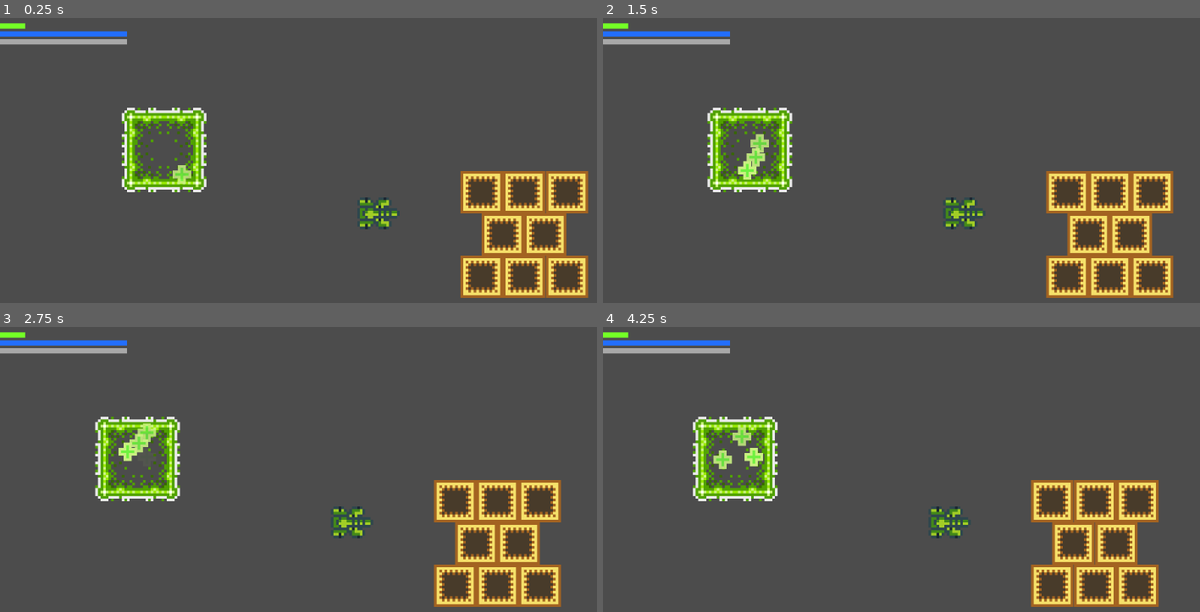
Above: before the commit, frames 1-4 (two rows, left to right).
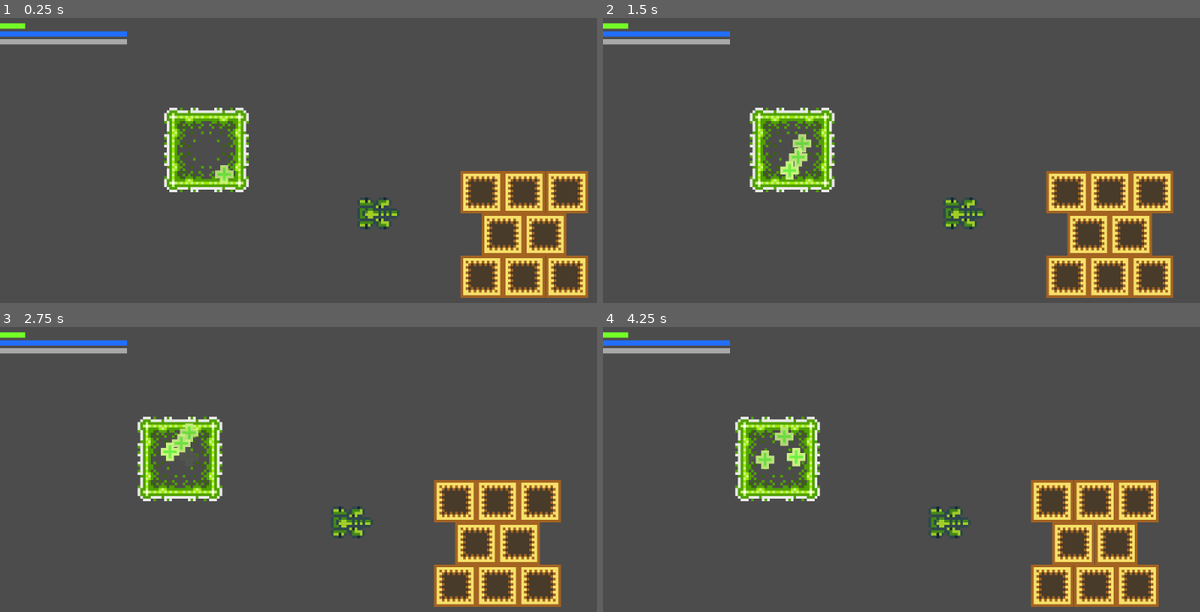
Above: after the commit, the same moments.

Repository: dcerjan/sgtpotato
Game: Godot game, scene res://data/scene/root.tscn
Two runs of this game, one before a commit and one after it. Both use one fixed random seed, a clock stepped at 60 frames per second and the inputs below.
Inputs:
- Up to frame 1 (0.25 s): no input
- Up to frame 2 (1.5 s): no input
- Up to frame 3 (2.75 s): no input
- Up to frame 4 (4.25 s): no input

The runs differ from the first frame. In frame 1, 4.2% of the frame differs, in the area x 20-42%, y 31-62%; in frame 2, 4.5%; in frame 3, 4.5%; in frame 4, 4.6%, in the area x 15-37%, y 31-62%.

Commit message:
Implement healing_pad as a fsm

Diff:
--- /dev/null
+++ b/data/composite/objects/healing_pad.gd
@@ -0,0 +1,40 @@
+extends Area2D
+
+enum State {
+	Active = 0,
+	Recharging = 1,
+}
+
+export (float) var energy_max = 100.0
+export (float) var initial_energy = 1.0
+export (float) var energy_regen = 1.0
+export (float) var healing_rate = 5.0
+export (float) var reactivation_threshold = 0.5
+
+onready var particles = $Particles2D
+onready var sprite = $Sprite
+
+var current_energy = initial_energy * energy_max
+var state = State.Active
+
+func _process(delta: float) -> void:
+	match state:
+		State.Active:
+			var bodies = get_overlapping_bodies()
+			for body in bodies:
+				if body.has_node('HealthAspect'):
+					var health_aspect: HealthAspect = body.get_node('HealthAspect')
+					if not health_aspect.is_full():
+						health_aspect.heal(delta * healing_rate)
+						current_energy = max(current_energy - delta * healing_rate, 0.0)
+						if (current_energy <= 0.0):
+							particles.emitting = false
+							state = State.Recharging
+
+		State.Recharging:
+			if current_energy >= reactivation_threshold * energy_max:
+				particles.emitting = true
+				state = State.Active
+
+	current_energy = min(current_energy + delta * energy_regen, energy_max)
+	sprite.self_modulate = Color(1.0, 1.0, 1.0, 1.0).darkened(0.5 * pow(1.0 - current_energy / energy_max, 2.0))
--- /dev/null
+++ b/data/composite/objects/healing_pad.tscn
@@ -0,0 +1,51 @@
+[gd_scene load_steps=8 format=2]
+
+[ext_resource path="res://data/image/healing_pad.png" type="Texture" id=1]
+[ext_resource path="res://data/image/heal_particle.png" type="Texture" id=2]
+[ext_resource path="res://data/composite/objects/healing_pad.gd" type="Script" id=3]
+
+[sub_resource type="CanvasItemMaterial" id=1]
+
+[sub_resource type="CanvasItemMaterial" id=2]
+
+[sub_resource type="Gradient" id=3]
+offsets = PoolRealArray( 0, 0.278146, 0.701987, 1 )
+colors = PoolColorArray( 1, 1, 1, 0, 1, 1, 1, 1, 1, 1, 1, 1, 1, 1, 1, 0 )
+
+[sub_resource type="RectangleShape2D" id=4]
+extents = Vector2( 13.0986, 13.0185 )
+
+[node name="healing_pad" type="Area2D"]
+material = SubResource( 1 )
+script = ExtResource( 3 )
+
+[node name="Sprite" type="Sprite" parent="."]
+texture = ExtResource( 1 )
+__meta__ = {
+"_edit_lock_": true
+}
+
+[node name="Particles2D" type="CPUParticles2D" parent="."]
+material = SubResource( 2 )
+position = Vector2( -0.211975, 0 )
+z_index = 2
+amount = 4
+texture = ExtResource( 2 )
+emission_shape = 2
+emission_rect_extents = Vector2( 10, 10 )
+spread = 180.0
+gravity = Vector2( 0, 0 )
+initial_velocity = 1.0
+linear_accel = 10.0
+damping = 1.15
+damping_random = 0.31
+color_ramp = SubResource( 3 )
+__meta__ = {
+"_edit_lock_": true
+}
+
+[node name="CollisionShape2D" type="CollisionShape2D" parent="."]
+shape = SubResource( 4 )
+__meta__ = {
+"_edit_lock_": true
+}
--- a/data/scene/root.tscn
+++ b/data/scene/root.tscn
@@ -7,8 +7,7 @@
 [ext_resource path="res://data/image/tank.png" type="Texture" id=5]
 [ext_resource path="res://data/image/wall.png" type="Texture" id=6]
 [ext_resource path="res://data/scene/player_fuel_gauge.gd" type="Script" id=7]
-[ext_resource path="res://data/image/heal_particle.png" type="Texture" id=8]
-[ext_resource path="res://data/image/healing_pad.png" type="Texture" id=9]
+[ext_resource path="res://data/composite/objects/healing_pad.tscn" type="PackedScene" id=8]
 [ext_resource path="res://data/composite/aspects/FuelAspect.tscn" type="PackedScene" id=10]
 [ext_resource path="res://data/composite/aspects/HealthAspect.tscn" type="PackedScene" id=11]
 [ext_resource path="res://data/scene/health.gd" type="Script" id=12]
@@ -22,17 +21,6 @@
 
 [sub_resource type="RectangleShape2D" id=3]
 extents = Vector2( 6.0929, 5.06754 )
-
-[sub_resource type="CanvasItemMaterial" id=4]
-
-[sub_resource type="CanvasItemMaterial" id=5]
-
-[sub_resource type="Gradient" id=6]
-offsets = PoolRealArray( 0, 0.278146, 0.701987, 1 )
-colors = PoolColorArray( 1, 1, 1, 0, 1, 1, 1, 1, 1, 1, 1, 1, 1, 1, 1, 0 )
-
-[sub_resource type="RectangleShape2D" id=7]
-extents = Vector2( 13.0986, 13.0185 )
 
 [node name="scene" type="Node2D"]
 position = Vector2( 16, 0 )
@@ -290,37 +278,8 @@
 
 [node name="trigger" type="Node2D" parent="."]
 
-[node name="healing_pad" type="Area2D" parent="trigger"]
-material = SubResource( 4 )
-position = Vector2( -80, -24 )
-
-[node name="Sprite" type="Sprite" parent="trigger/healing_pad"]
-texture = ExtResource( 9 )
-__meta__ = {
-"_edit_lock_": true
-}
-
-[node name="Particles2D" type="CPUParticles2D" parent="trigger/healing_pad"]
-material = SubResource( 5 )
-position = Vector2( -0.211975, 0 )
-z_index = 2
-amount = 4
-texture = ExtResource( 8 )
-emission_shape = 2
-emission_rect_extents = Vector2( 10, 10 )
-spread = 180.0
-gravity = Vector2( 0, 0 )
-initial_velocity = 1.0
-linear_accel = 10.0
-damping = 1.15
-damping_random = 0.31
-color_ramp = SubResource( 6 )
-__meta__ = {
-"_edit_lock_": true
-}
-
-[node name="CollisionShape2D" type="CollisionShape2D" parent="trigger/healing_pad"]
-shape = SubResource( 7 )
-__meta__ = {
-"_edit_lock_": true
-}
+[node name="healing_pad" parent="trigger" instance=ExtResource( 8 )]
+position = Vector2( -64, -24 )
+energy_max = 40.0
+initial_energy = 1.0
+healing_rate = 20.0
--- a/data/script/Aspect/HealthAspect.gd
+++ b/data/script/Aspect/HealthAspect.gd
@@ -8,14 +8,17 @@
 func health_percentage():
 	return max(self.current_health / self.max_health, 0.0)
 
+func is_full():
+	return self.current_health >= self.max_health
+
 func is_alive():
 	return self.current_health > 0
 
-func is_deat():
+func is_death():
 	return self.current_health <= 0
 
-func take_damage(amount: float):
+func damage(amount: float):
 	self.current_health = max(self.current_health - amount, 0.0)
 
-func heal_damage(amount: float):
+func heal(amount: float):
 	self.current_health = min(self.current_health + amount, self.max_health)
Not shown: 1 places in data/scene/root.tscn that only renumber resources
